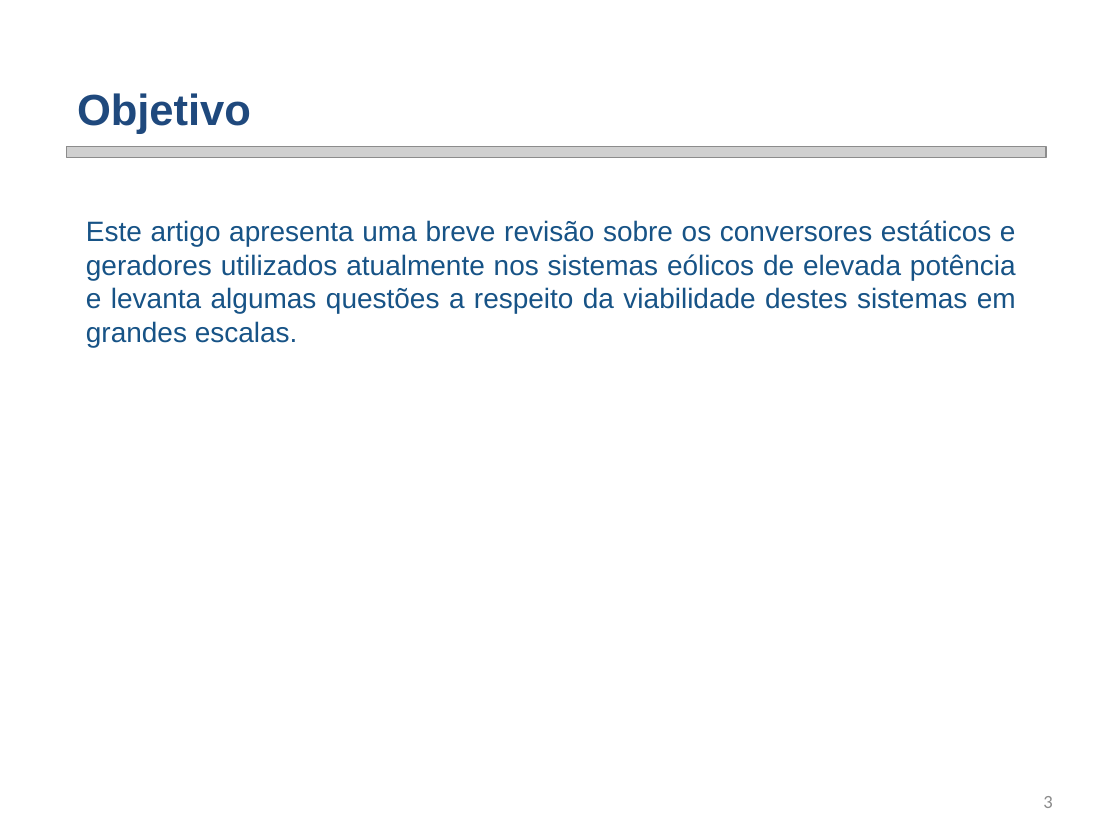
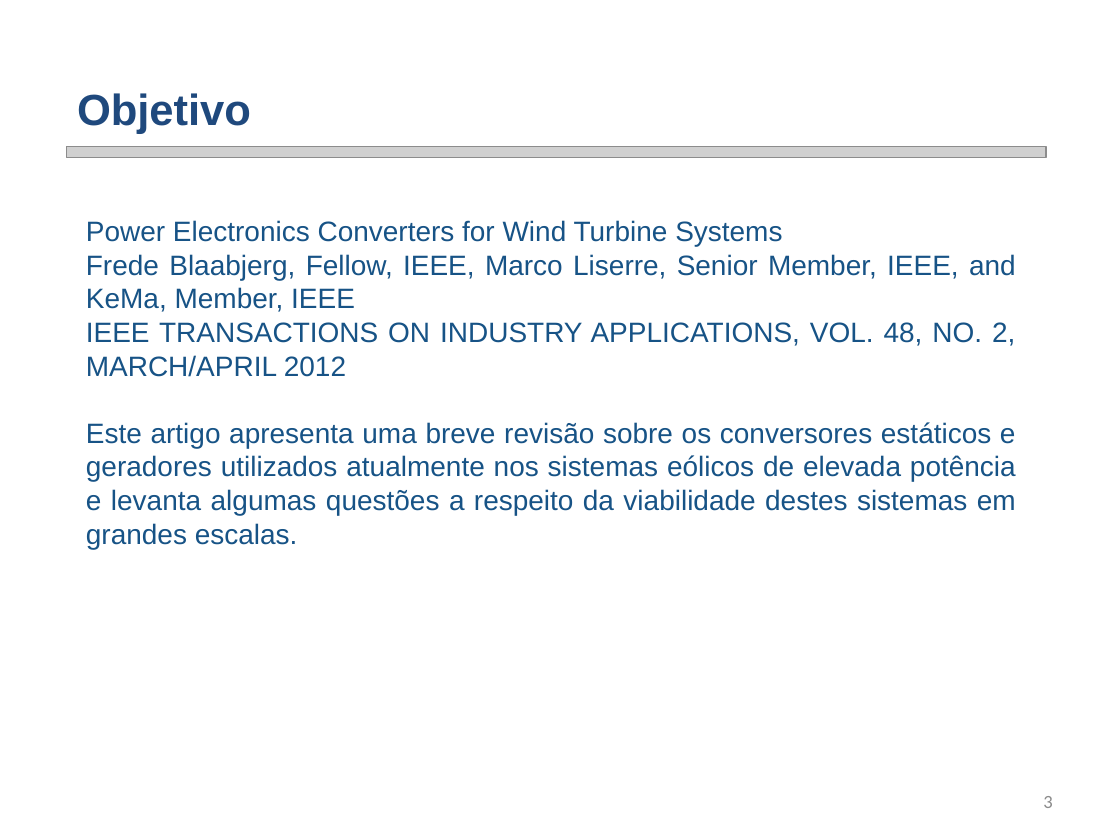
Before and after one commit to smarley2/SGR, a slide deck: slide 3 of Humberto/Trabalho 3/SGR - Prof Humberto - Trabalho 3 - Energia Eólica - Fábio Posser.pptx. Drawn at 1120x840 pixels with LibreOffice and Linux fonts; fonts in the diff are those of the drawing; grey boxes stand for pictures; background and template pictures are left out. Boxes give left, top, right and bottom in pixels: in the first picture for what was removed or moved away, otherwise in the second. Text is boxed around its words. In the diff, an @@ line names an element or a change of style, - is before the commit and + after.

```diff
--- a/Humberto/Trabalho 3/SGR - Prof Humberto - Trabalho 3 - Energia Eólica - Fábio Posser.pptx
+++ b/Humberto/Trabalho 3/SGR - Prof Humberto - Trabalho 3 - Energia Eólica - Fábio Posser.pptx
@@ text at box(86, 220, 1016, 377): paragraphs added @@
+  Power Electronics Converters for Wind Turbine Systems
+  Frede Blaabjerg, Fellow, IEEE, Marco Liserre, Senior Member, IEEE, and KeMa, Member, IEEE
+  IEEE TRANSACTIONS ON INDUSTRY APPLICATIONS, VOL. 48, NO. 2, MARCH/APRIL 2012
```
Also in this commit, not shown: 2 other slides changed, 1 other file.
